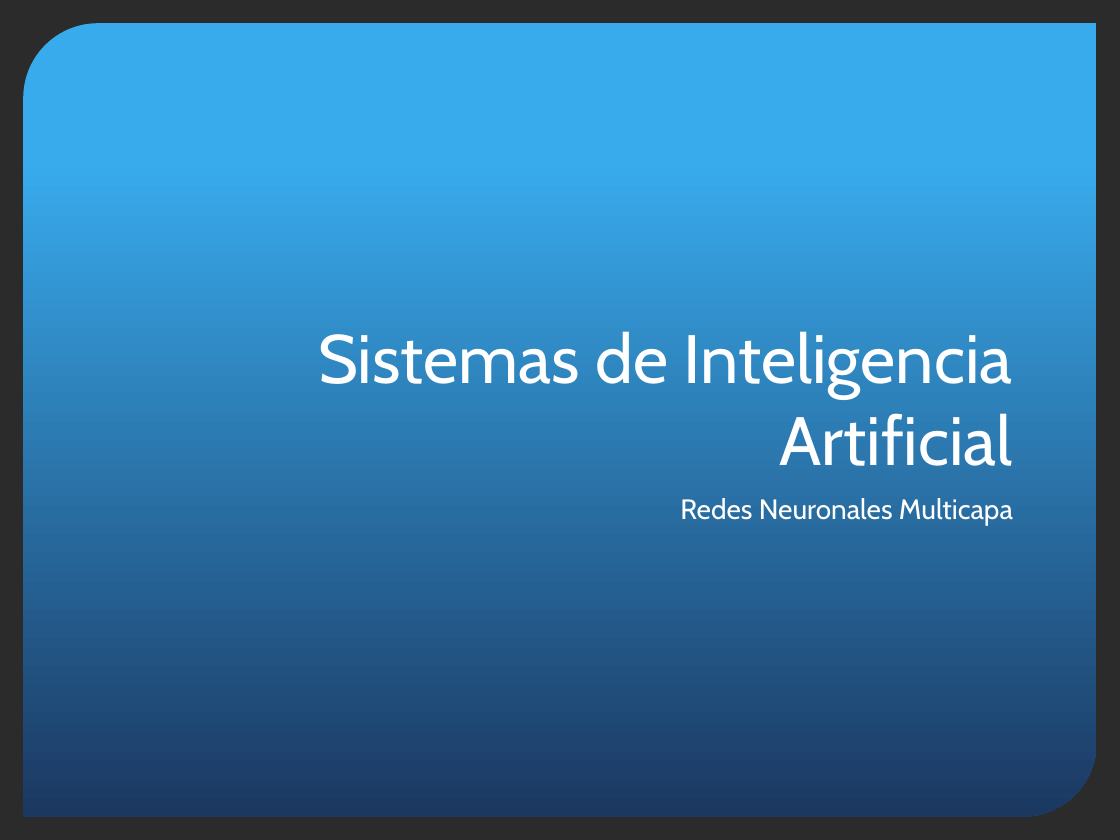
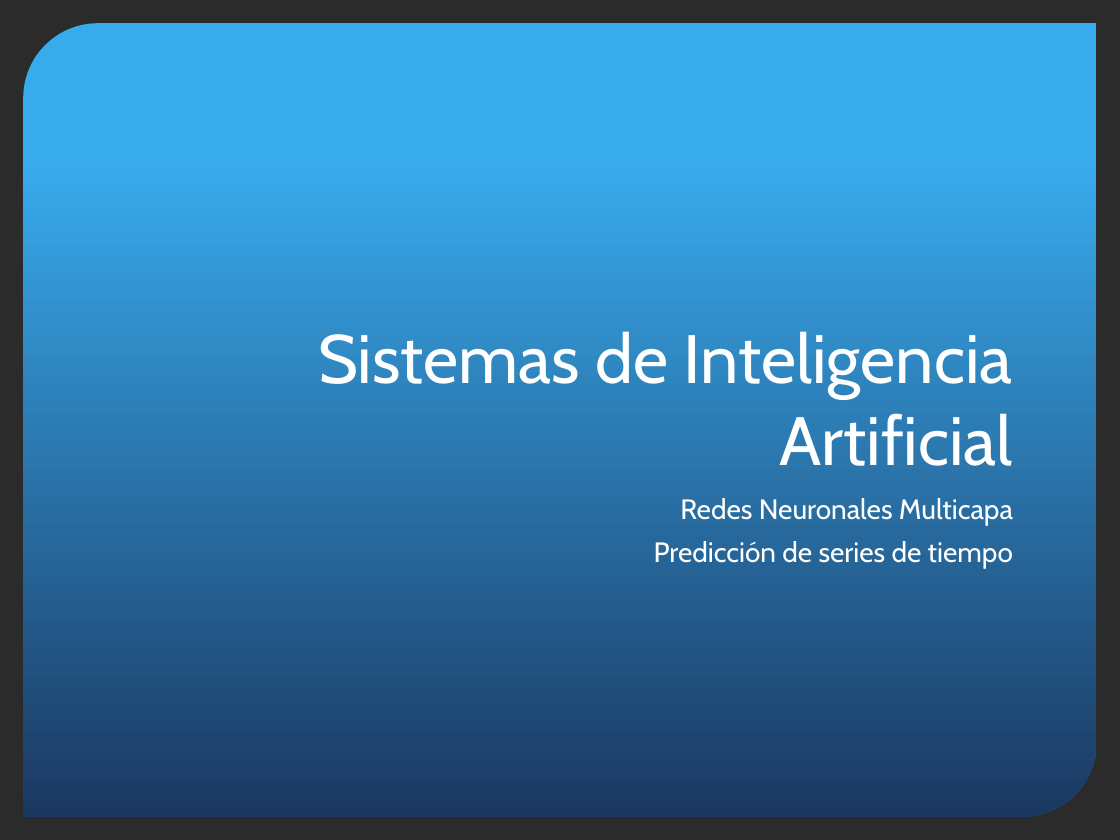
Before and after one commit to joseignaciosg/SIA-TP2, a slide deck: slide 1 of docs/SIA-TP2.pptx. Drawn at 1120x840 pixels with LibreOffice and Linux fonts; fonts in the diff are those of the drawing; background and template pictures are left out; a plain dark background stands for a picture behind light text. Boxes give left, top, right and bottom in pixels: in the first picture for what was removed or moved away, otherwise in the second. Text is boxed around its words. In the diff, an @@ line names an element or a change of style, - is before the commit and + after.

```diff
--- a/docs/SIA-TP2.pptx
+++ b/docs/SIA-TP2.pptx
@@ subtitle at [654,541,1013,568]: paragraph added @@
+Predicción de series de tiempo
```
Also in this commit, not shown: 1 other slide changed, 3 other files.
